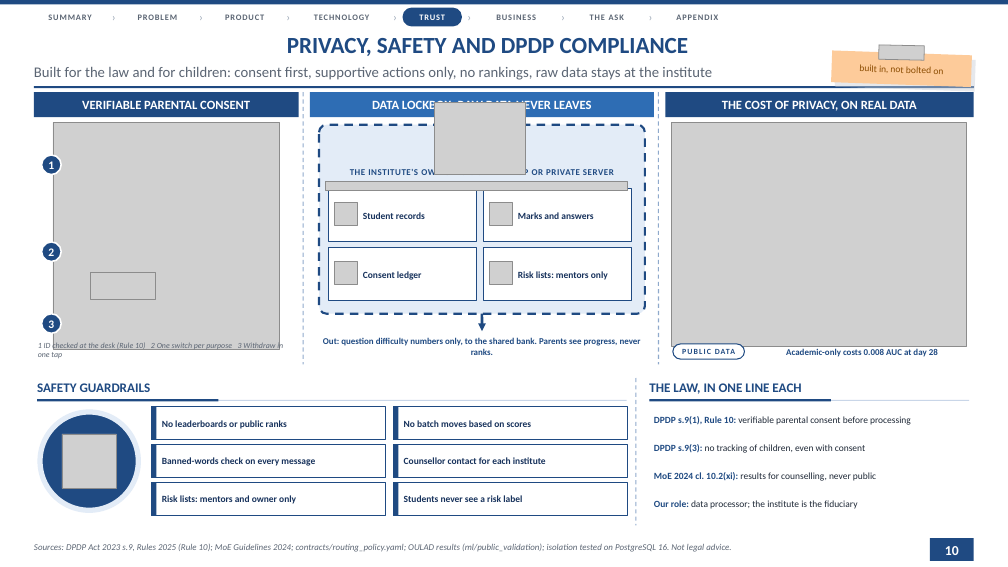
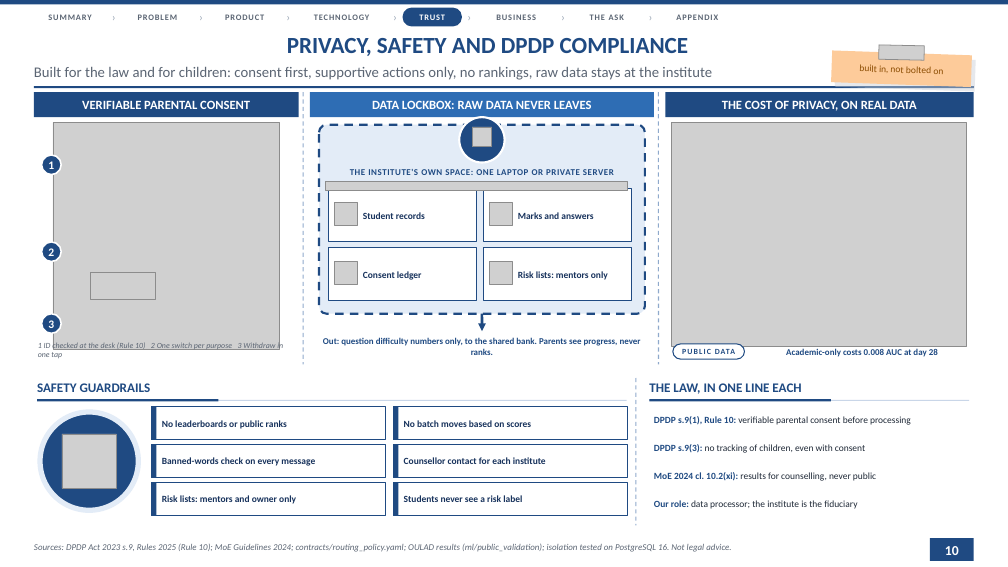
Before and after one commit to AdityaKuranjekar/institute-intelligence-platform, a slide deck: slide 10 of slides/AlphaQ_CaseB_Round1_v4.pptx. Drawn at 1008x567 pixels with LibreOffice and Linux fonts; fonts in the diff are those of the drawing; grey boxes stand for pictures; background and template pictures are left out. Boxes give left, top, right and bottom in pixels: in the first picture for what was removed or moved away, otherwise in the second. Text is boxed around its words. In the diff, an @@ line names an element or a change of style, - is before the commit and + after.

```diff
--- a/slides/AlphaQ_CaseB_Round1_v4.pptx
+++ b/slides/AlphaQ_CaseB_Round1_v4.pptx
@@ picture removed at bbox=[435, 103, 526, 175] @@
@@ ellipse added at bbox=[460, 117, 505, 163], fill #1F4A82, outline #FFFFFF 2 pt @@
@@ picture added at bbox=[473, 127, 492, 147] @@
```
Also in this commit, not shown: 8 other slides changed, 21 other files.
